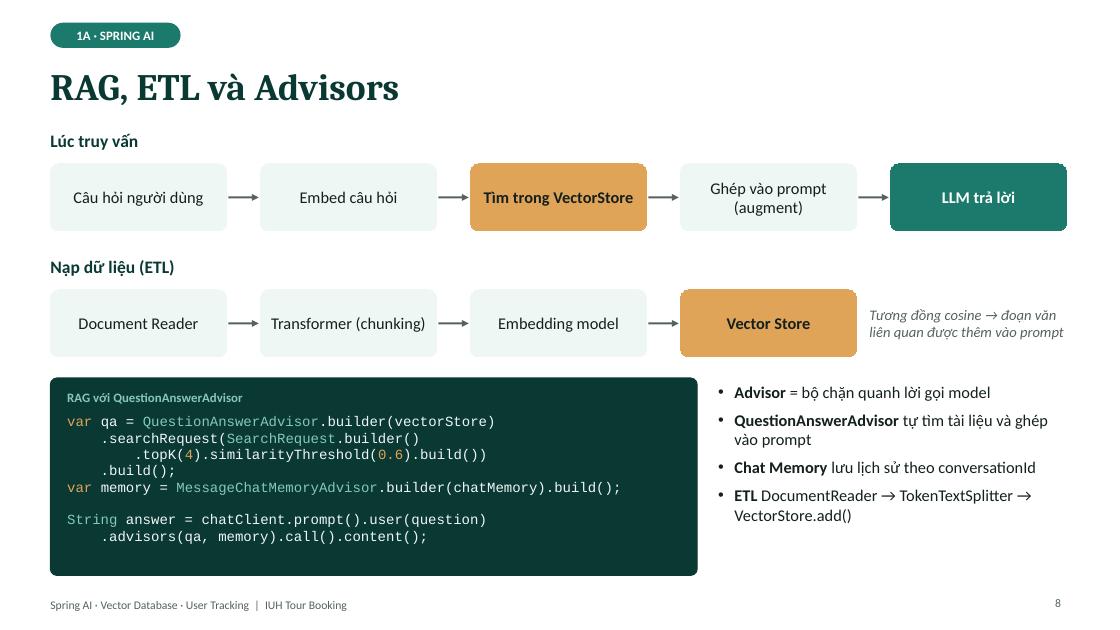
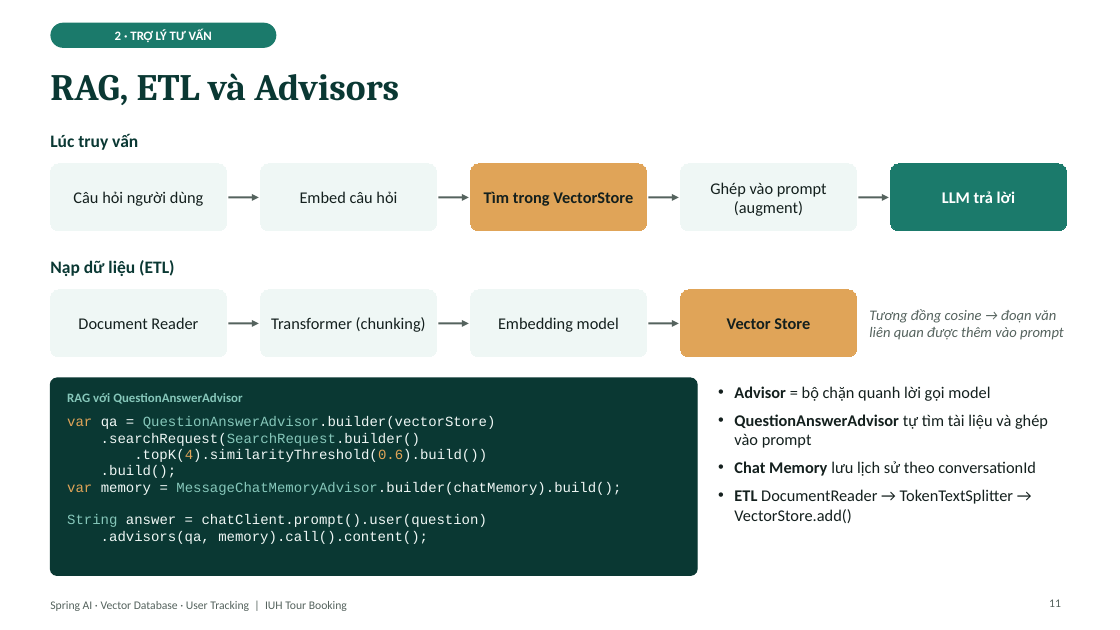
Before and after one commit to kanele05/project_www, a slide deck: slide 11 of docs/presentation/SpringAI_VectorDB_UserTracking.pptx (slide 8 before the commit). Drawn at 1120x630 pixels with LibreOffice and Linux fonts; fonts in the diff are those of the drawing. Boxes give left, top, right and bottom in pixels: in the first picture for what was removed or moved away, otherwise in the second. Text is boxed around its words. In the diff, an @@ line names an element or a change of style, - is before the commit and + after.

```diff
--- a/docs/presentation/SpringAI_VectorDB_UserTracking.pptx
+++ b/docs/presentation/SpringAI_VectorDB_UserTracking.pptx
@@ rounded rectangle "2 · TRỢ LÝ TƯ ...": place and size @@
-rounded rectangle "2 · TRỢ LÝ TƯ ..." at (50,23,181,48)
+rounded rectangle "2 · TRỢ LÝ TƯ ..." at (50,23,276,48)
@@ text in rounded rectangle at (115,29,212,42): text changed @@
-1A · SPRING AI
+2 · TRỢ LÝ TƯ VẤN
@@ page number at (1049,599,1061,607): text changed @@
-8
+11
```
Also in this commit, not shown: 17 other slides changed, 15 slides removed.
